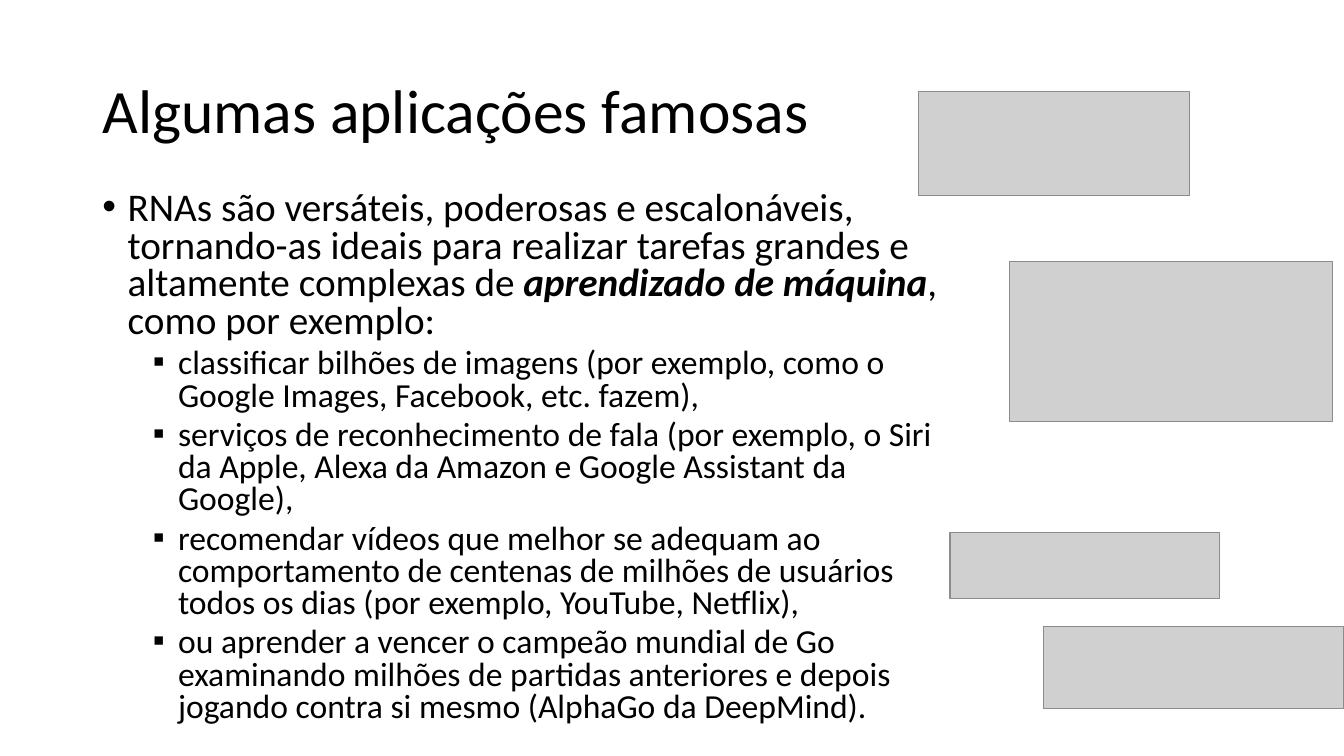
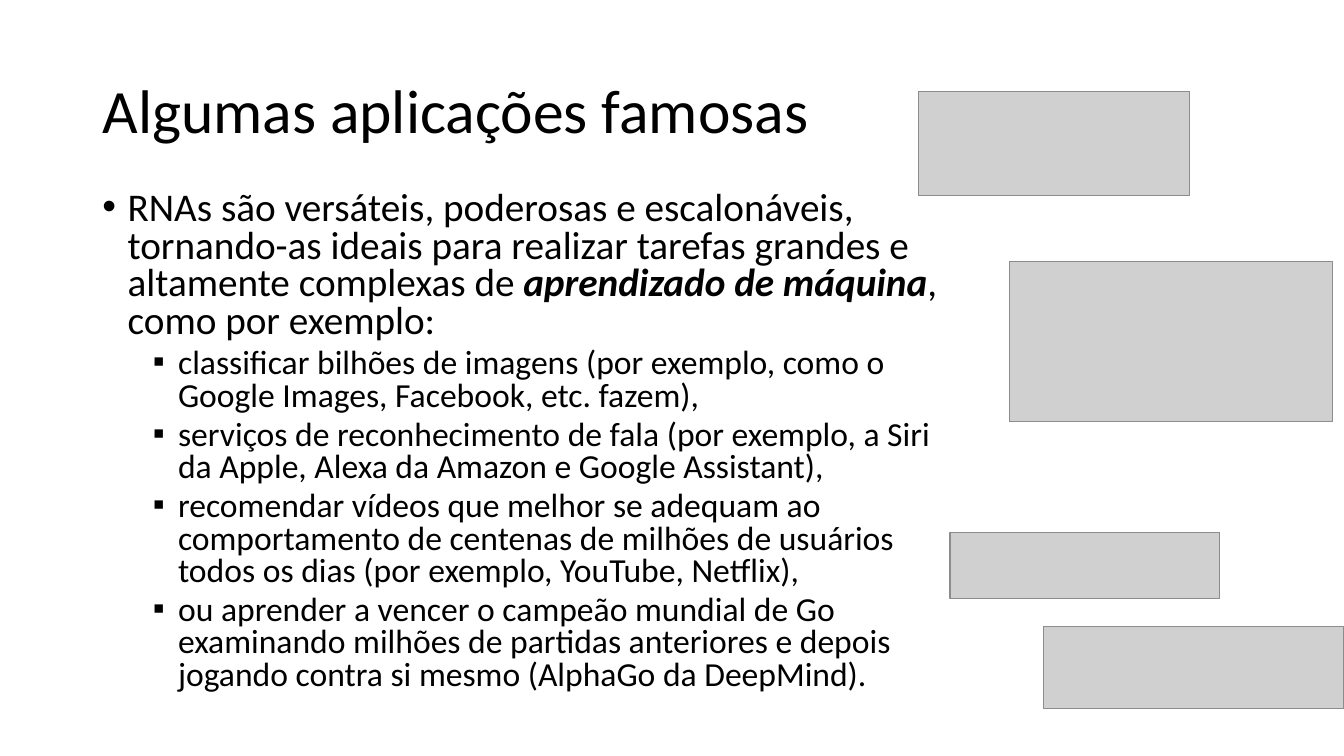
Before and after one commit to zz4fap/t320_aprendizado_de_maquina, a slide deck: slide 4 of slides/T320_Redes_Neurais_Artificiais (Parte I).pptx. Drawn at 1344x756 pixels with LibreOffice and Linux fonts; fonts in the diff are those of the drawing; grey boxes stand for pictures. Boxes give left, top, right and bottom in pixels: in the first picture for what was removed or moved away, otherwise in the second. Text is boxed around its words. In the diff, an @@ line names an element or a change of style, - is before the commit and + after.

```diff
--- a/slides/T320_Redes_Neurais_Artificiais (Parte I).pptx
+++ b/slides/T320_Redes_Neurais_Artificiais (Parte I).pptx
@@ text at box(178, 421, 930, 484): text changed @@
-  ▪ serviços de reconhecimento de fala (por exemplo, o Siri da Apple, Alexa da Amazon e Google Assistant da Google),
+  ▪ serviços de reconhecimento de fala (por exemplo, a Siri da Apple, Alexa da Amazon e Google Assistant),
```
Also in this commit, not shown: 5 other slides changed, 1 slide added, 1 other file.
